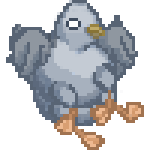
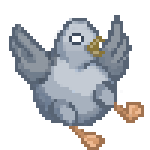
The second 150px x 150px image is a revision of the first. Changes to its layers:
hid "Layer 3" over box(6, 0, 138, 135)
